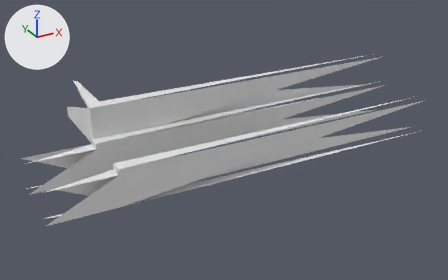
The OBJ model models/areas/castle/preview_stone_0_2.obj: old version first, new version second.
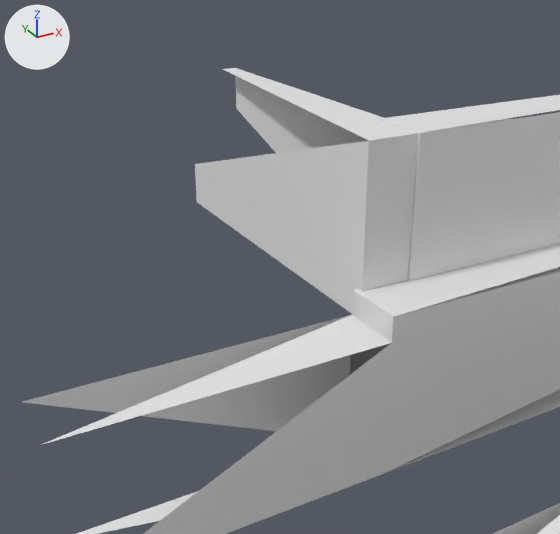
Old and new are each drawn whole from a 50 mm lens placed at (-11.2, -97.2, 20.0), pointed at (16.7, -46.4, -5.3) and again close up from a 50 mm lens placed at (-4.6, -57.2, 3.9), pointed at (3.4, -42.7, -3.3). The lights are fixed; the arrows at upper left show +X, +Y and +Z. The first two pictures are the older version. Where no turn or scale is listed for an object, it has been applied to the vertices. Vertices at exactly the same position are counted once.

The scene before the commit, as lines of its bpy script (objects in view):
```python
me_preview_stone_0_2 = bpy.data.meshes.new('preview_stone_0_2')
me_preview_stone_0_2.from_pydata(...)  # 46 vertices, 40 faces; spans x -3.2..37.7, y -53.1..-37.9, z -6.1..0.4
ob_preview_stone_0_2 = bpy.data.objects.new('preview_stone_0_2', me_preview_stone_0_2)
ob_preview_stone_0_2.location = (0.0, 0.0, 0.0)
```
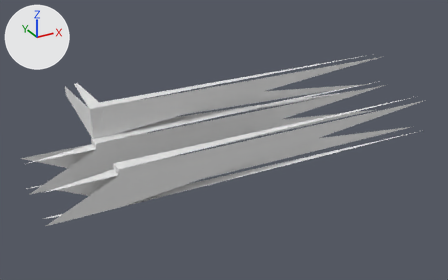
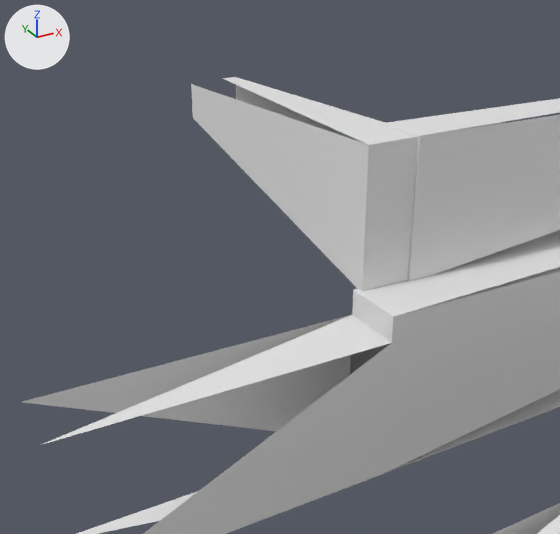
Pixel boxes (x1, y1, x2, y2) of what changed, in the close-ups (560 x 534 px; the box of a moved part takes in the faces that stretch with it):
'preview_stone_0_2', reshaped: before (23, 68, 560, 534); after (23, 77, 560, 534)
part 1 of me_preview_stone_0_2, moved or reshaped: before (236, 76, 369, 153); after (236, 85, 366, 144)
part 2 of me_preview_stone_0_2, moved or reshaped: before (223, 68, 560, 291); after (222, 77, 560, 291)
part 3 of me_preview_stone_0_2, moved or reshaped: before (372, 112, 560, 289); after (363, 115, 560, 291)
part 4 of me_preview_stone_0_2, moved or reshaped (mostly hidden): before (379, 119, 560, 281); after (379, 123, 560, 281)
part 5 of me_preview_stone_0_2, moved or reshaped: before (195, 141, 366, 202); after (191, 84, 368, 145)
part 6 of me_preview_stone_0_2, moved or reshaped: before (197, 141, 369, 314); after (193, 118, 369, 291)

What changed in the scene script:
```text
Change me_preview_stone_0_2:
    where me_preview_stone_0_2.from_pydata(...)  # 46 vertices, 40 faces; spans x -3.2..37.7, y -53.1..-37.9, z -6.1..0.4
    used by ob_preview_stone_0_2; location = (0.0, 0.0, 0.0)
    me_preview_stone_0_2 part 1: all 2 vertices in x 4.2..4.6, y -37.9, z 0.4 are moved by (0.0, 0.0, -0.2)
    me_preview_stone_0_2 part 2: all 2 vertices in x 3.3..4.4, y -46.0..-44.8, z 0.4 are moved by (0.0, 0.0, -0.1)
    me_preview_stone_0_2 part 3: all 3 vertices in x 3.3..4.6, y -46.1..-46.0, z -3.2 are moved by (0.0, 0.0, 0.6)
    me_preview_stone_0_2 part 4: the 1 vertex in x 4.4, y -44.8, z -3.2 is moved by (0.0, 0.0, 1.0)
    me_preview_stone_0_2 part 5: the 1 vertex in x 3.3, y -37.9, z -2.1 is moved by (0.0, 0.0, 2.2)
    me_preview_stone_0_2 part 6: all 2 vertices in x 3.3..3.7, y -37.9, z -3.2 are moved by (0.0, 0.0, 2.4)
```
